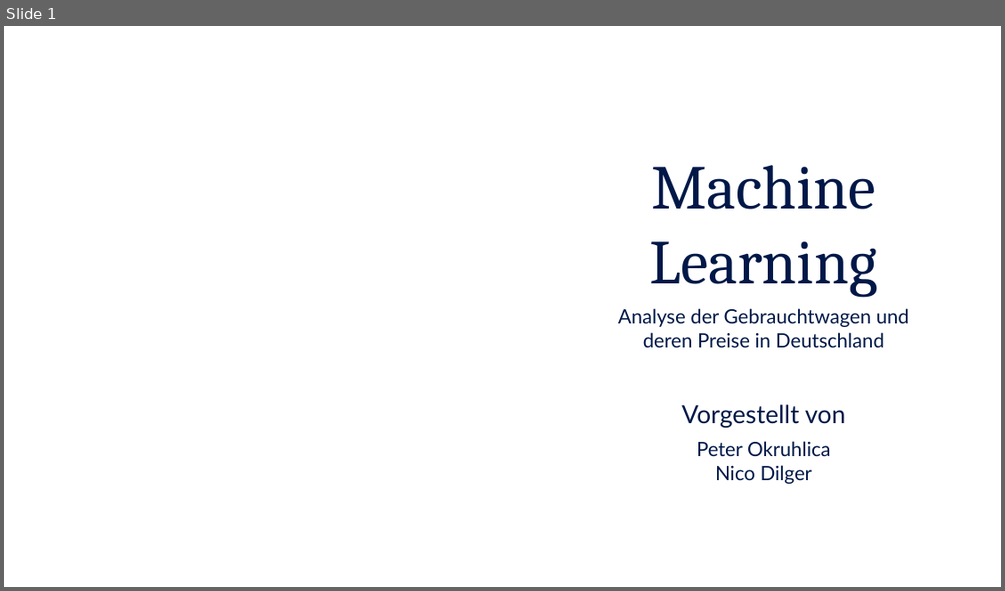
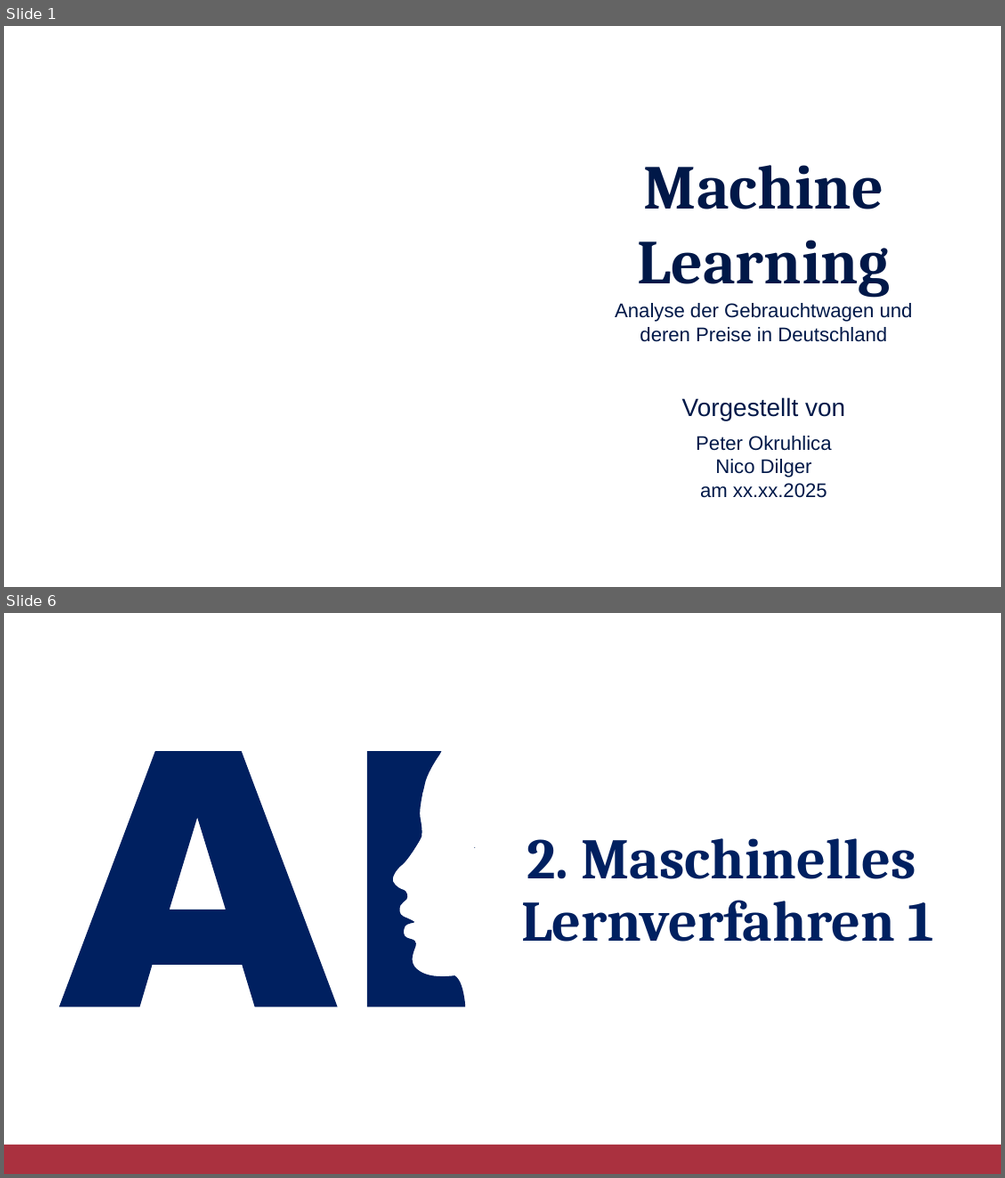
Before and after one commit to Dewin154/Projekt_Machine_Learning, a slide deck: Präsentation_Vorlage.pptx. Shown one above the other, each under a label of ours: slide 1 before the commit, slides 1 and 6 after it; the slides between them are not shown. The pictures are 1005x591 and 1005x1178 pixels, drawn with LibreOffice and Linux fonts; fonts in the diff are those of the drawing; background and template pictures are left out. Boxes give left, top, right and bottom in pixels: in the first picture for what was removed or moved away, otherwise in the second. Text is boxed around its words. In the diff, an @@ line names an element or a change of style, - is before the commit and + after.

```diff
--- a/Präsentation_Vorlage.pptx
+++ b/Präsentation_Vorlage.pptx
@@ slide 6 added at box(4, 613, 1001, 1174), background #FFFFFF @@
@@ freeform shape added at box(59, 751, 475, 1007), fill #002060 @@
@@ text added at box(521, 838, 934, 941), 55 pt, text #002060, bold @@
+2. Maschinelles
+Lernverfahren 1
@@ rectangle added at box(4, 1144, 1001, 1174), fill #AA313F @@
@@ slide 1 changed as well @@
@@ text "Machine Learning" at box(637, 165, 890, 297): bold on @@
@@ text at box(615, 303, 913, 477): font Lato to Arial in "Analyse der Gebrauchtwagen und deren Preise in ...", "Vorgestellt von", "Peter Okruhlica", "Nico Dilger" @@
@@ text at box(700, 483, 827, 498): paragraph added @@
+am xx.xx.2025
```
Also in this commit, not shown: 4 other slides changed, 5 other slides added, 1 slide removed, 3 other files.
